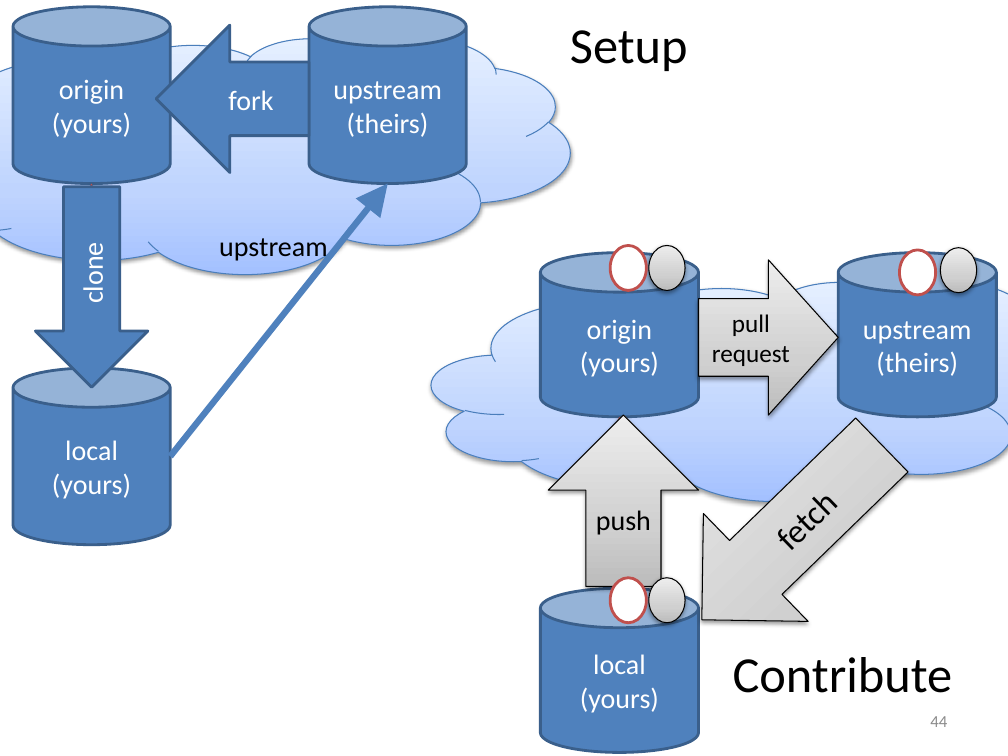
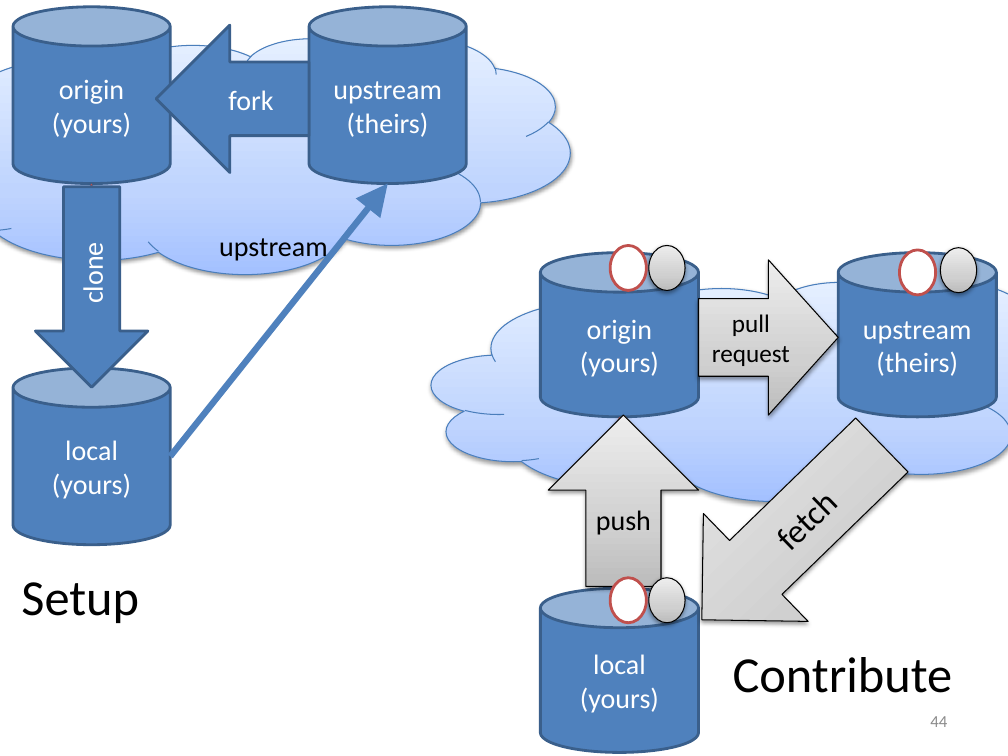
Before and after one commit to foss2serve/github-workflow-activity, a slide deck: slide 44 of tutorial2/presentation.pptx. Drawn at 1008x756 pixels with LibreOffice and Linux fonts; fonts in the diff are those of the drawing. Boxes give left, top, right and bottom in pixels: in the first picture for what was removed or moved away, otherwise in the second. Text is boxed around its words. In the diff, an @@ line names an element or a change of style, - is before the commit and + after.

```diff
--- a/tutorial2/presentation.pptx
+++ b/tutorial2/presentation.pptx
@@ text "Setup": place and size @@
-text "Setup" at [570, 30, 688, 71]
+text "Setup" at [21, 582, 139, 623]
```
Also in this commit, not shown: 1 other slide changed.
